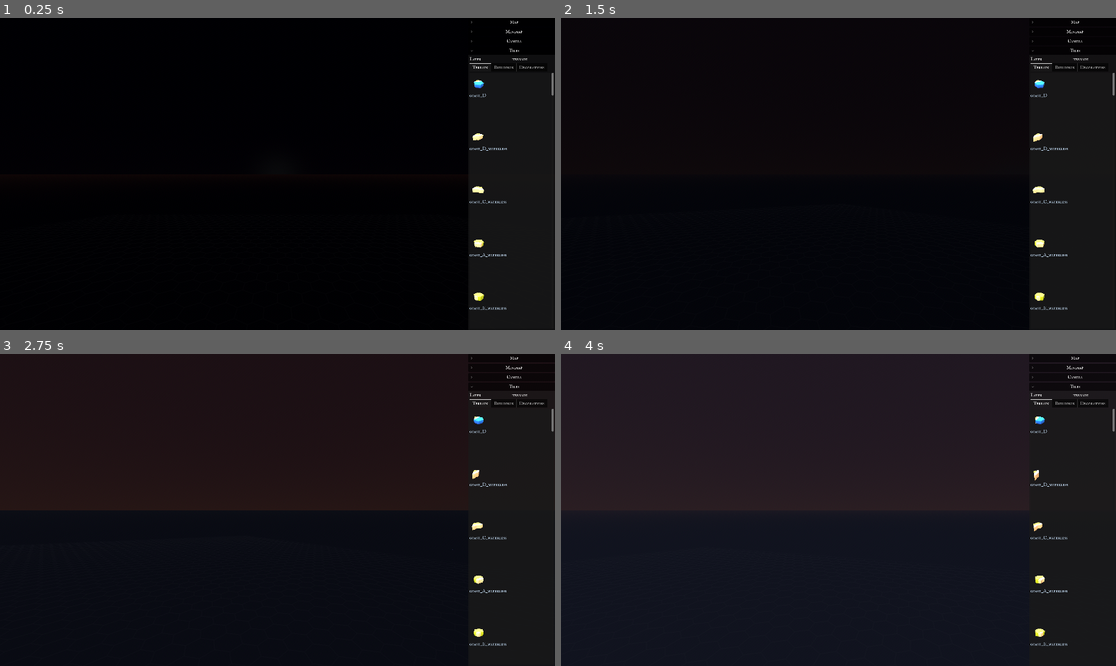
Above: before the commit, frames 1-4 (two rows, left to right).
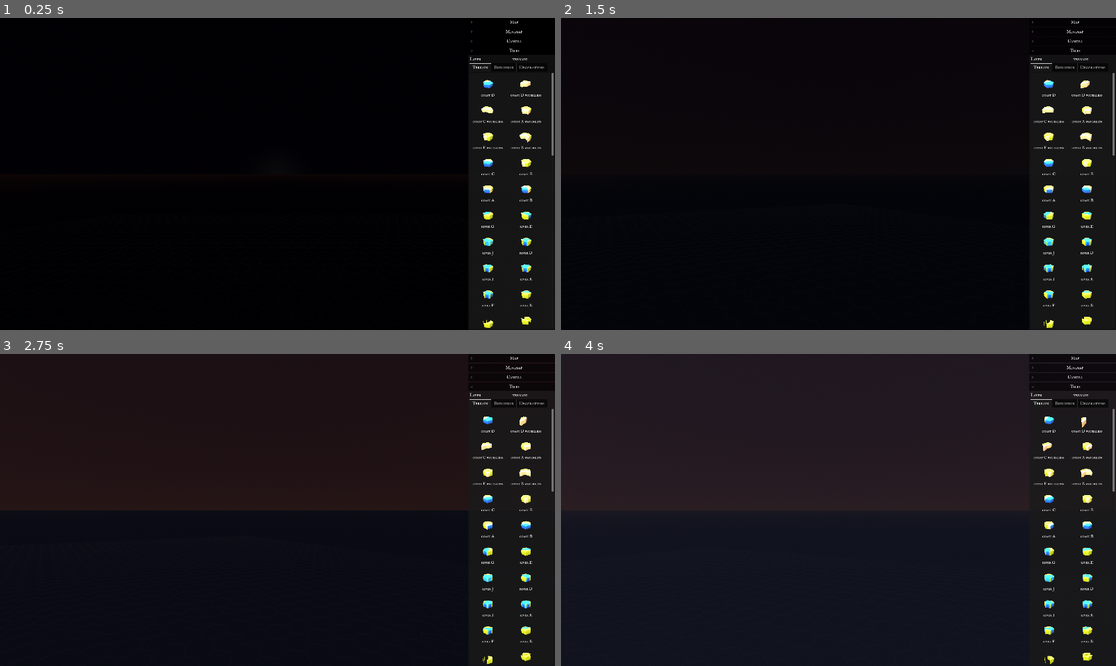
Above: after the commit, the same moments.

Repository: guillaumedelre/medieval-hexagon
Game: Godot game, scene res://scenes/editor/MapEditor.tscn
The game is run twice, just before and just after one commit, with the same random seed, the same clock (stepped at 60 frames per second) and the same inputs. This scene is started directly instead of the project's main scene.
Inputs (mouse positions are in pixels of both pictures, inside the frame that each line leads up to):
- Up to frame 1 (0.25 s): no input
- Up to frame 2 (1.5 s): tap Enter at 0.5 s; move the mouse to (960, 158) at 0.52 s; hold D (move_right) 0.53-1.28 s; hold A (move_rotate_antihorary) 0.53-1.28 s; click (960, 158) at 0.67 s; move the mouse to (727, 189) at 1.27 s; hold S (move_backward) from 1.28 s (still down); tap E (move_rotate_horary) at 1.35 s
- Up to frame 3 (2.75 s): move the mouse to (333, 441) at 2.02 s; release S (move_backward) at 2.03 s; hold D (move_right) from 2.03 s (still down); hold R (rotate_ghost_horary) from 2.03 s (still down)
- Up to frame 4 (4 s): move the mouse to (810, 572) at 2.77 s; release D (move_right) at 2.78 s; release R (rotate_ghost_horary) at 2.78 s; hold Z (move_forward) 2.78-3.53 s; tap A (move_rotate_antihorary) at 2.85 s; click (810, 572) at 2.92 s; move the mouse to (1005, 556) at 3.52 s; hold Q (move_left) from 3.53 s (still down); hold E (move_rotate_horary) from 3.53 s (still down)

The runs differ from the first frame. In frame 1, 1.4% of the frame differs, in the area x 84-100%, y 19-100%; in frame 2, 1.4%; in frame 3, 1.4%; in frame 4, 1.4%.

Commit message:
Better model preview in TileBrowser

Diff:
--- a/scenes/editor/TileBrowser.tscn
+++ b/scenes/editor/TileBrowser.tscn
@@ -27,3 +27,4 @@
 
 [node name="Grid" type="GridContainer" parent="Panel/Scroll"]
 layout_mode = 2
+columns = 2
--- a/scripts/editor/camera_controller.gd
+++ b/scripts/editor/camera_controller.gd
@@ -34,16 +34,16 @@
 	var input_dir := Vector3.ZERO
 
 	# --- Déplacement ZQSD ---
-	if Input.is_action_pressed("move_forward"):  input_dir.z -= 1
+	if Input.is_action_pressed("move_forward"): input_dir.z -= 1
 	if Input.is_action_pressed("move_backward"): input_dir.z += 1
-	if Input.is_action_pressed("move_left"):     input_dir.x -= 1
-	if Input.is_action_pressed("move_right"):    input_dir.x += 1
+	if Input.is_action_pressed("move_left"): input_dir.x -= 1
+	if Input.is_action_pressed("move_right"): input_dir.x += 1
 
 	if input_dir != Vector3.ZERO:
 		pivot.translate(input_dir.normalized() * move_speed * delta)
 
 	# --- Monter / descendre ---
-	if Input.is_action_pressed("move_up"):   pivot.position.y += vertical_speed * delta
+	if Input.is_action_pressed("move_up"): pivot.position.y += vertical_speed * delta
 	if Input.is_action_pressed("move_down"): pivot.position.y -= vertical_speed * delta
 
 	# --- Rotation avec touches (Y) ---
--- a/scripts/editor/day_night_cycle.gd
+++ b/scripts/editor/day_night_cycle.gd
@@ -64,7 +64,7 @@
 	_update_light_and_arrow(sun_light, sun_arrow, sun_pos)
 	_update_light_and_arrow(moon_light, moon_arrow, moon_pos)
 
-	var sun_strength : float = clamp(sun_dir.y, 0.0, 1.0)
+	var sun_strength: float = clamp(sun_dir.y, 0.0, 1.0)
 
 	# Zelda-style atmosphere
 	_update_environment(sun_strength)
@@ -187,7 +187,7 @@
 	if env == null: return
 
 	env.ambient_light_energy = lerp(0.05, 0.25, strength)
-	env.ambient_light_color = Color(0.1,0.12,0.20).lerp(Color.WHITE, strength)
+	env.ambient_light_color = Color(0.1, 0.12, 0.20).lerp(Color.WHITE, strength)
 
 
 # ======================================================
@@ -206,9 +206,9 @@
 
 	if mat is ProceduralSkyMaterial:
 		var p := mat as ProceduralSkyMaterial
-		p.sky_top_color = Color(0.05,0.06,0.12).lerp(Color(0.4,0.6,1.0), strength)
-		p.sky_horizon_color = Color(0.1,0.12,0.20).lerp(Color(0.5,0.7,1.0), strength)
-		p.energy_multiplier = max (0.1, strength)
+		p.sky_top_color = Color(0.05, 0.06, 0.12).lerp(Color(0.4, 0.6, 1.0), strength)
+		p.sky_horizon_color = Color(0.1, 0.12, 0.20).lerp(Color(0.5, 0.7, 1.0), strength)
+		p.energy_multiplier = max(0.1, strength)
 
 
 # ======================================================
@@ -256,7 +256,7 @@
 
 	# dusk_factor = 1.0 lorsque sun_strength ≈ 0.15
 	# dusk_factor = 0.0 lorsque sun_strength = 0 ou 0.5
-	var dusk_factor : float = clamp(1.0 - abs(sun_strength - 0.15) * 6.0, 0.0, 1.0)
+	var dusk_factor: float = clamp(1.0 - abs(sun_strength - 0.15) * 6.0, 0.0, 1.0)
 
 	# Couleurs orangées façon BOTW
 	var dusk_top := Color(0.9, 0.4, 0.2)
--- a/scripts/editor/hex_grid.gd
+++ b/scripts/editor/hex_grid.gd
@@ -4,14 +4,14 @@
 # -------------------------------------------------------------------
 # PARAMÈTRES
 # -------------------------------------------------------------------
-@export var grid_radius: int = 40                  # rayon de la grille (axial)
-@export var tile_size: float = 1.1547              # taille d’un hex
+@export var grid_radius: int = 40 # rayon de la grille (axial)
+@export var tile_size: float = 1.1547 # taille d’un hex
 @export var outline_color: Color = Color(1, 1, 1, 0.01)
 @onready var mm_instance: MultiMeshInstance3D = $Visual
 @onready var collider: StaticBody3D = $Collider
 @onready var coll_shape: CollisionShape3D = $Collider/CollisionShape
 
-var mm: MultiMesh                                  # MultiMesh visuel
+var mm: MultiMesh # MultiMesh visuel
 
 
 # -------------------------------------------------------------------
@@ -97,7 +97,7 @@
 
 	var col_mesh: ArrayMesh = st.commit() as ArrayMesh
 	if col_mesh == null:
-		DialogUtils.warning(get_tree().current_scene, "HexGrid: échec génération mesh de collision.")
+		DialogUtils.warning(get_tree().current_scene, "HexGrid: échec génération mesh de collision")
 		return
 
 	var faces: PackedVector3Array = col_mesh.get_faces()
@@ -140,7 +140,7 @@
 	mat.shading_mode = StandardMaterial3D.SHADING_MODE_UNSHADED
 	mat.transparency = BaseMaterial3D.TRANSPARENCY_ALPHA
 	mat.vertex_color_use_as_albedo = true
-	mat.render_priority = 1  # limite les artefacts
+	mat.render_priority = 1 # limite les artefacts
 
 	mesh.surface_set_material(0, mat)
 
--- a/scripts/editor/map_editor.gd
+++ b/scripts/editor/map_editor.gd
@@ -239,31 +239,14 @@
 # -------------------------------------------------------
 func load_map(_map_file_path: String) -> void:
 	if _map_file_path == "":
-		DialogUtils.warning(get_tree().current_scene, "load_map appelé sans chemin.")
-		return
-
-	var file := FileAccess.open(_map_file_path, FileAccess.READ)
-	if file == null:
-		DialogUtils.warning(get_tree().current_scene, "Impossible d’ouvrir la carte : %s" % _map_file_path)
-		return
-
-	var content := file.get_as_text()
-	file.close()
-
-	var parsed: Dictionary = JSON.parse_string(content)
-	if typeof(parsed) != TYPE_DICTIONARY:
-		DialogUtils.warning(get_tree().current_scene, "Fichier de carte invalide : %s" % _map_file_path)
-		return
-
-	map_data = parsed
-
-	if map_data.has("radius"):
-		var r := int(map_data["radius"])
-		hex_grid.set_grid_radius(r)
-		$UI._on_map_loaded(map_data)
-		print("📐 Carte chargée, radius =", r)
-	else:
-		DialogUtils.warning(get_tree().current_scene, "La carte ne contient pas de champ 'radius'.")
+		DialogUtils.warning(get_tree().current_scene, "load_map appelé sans chemin")
+		return
+
+	map_data = FileManager.load_map_file(_map_file_path)
+
+	hex_grid.set_grid_radius(int(map_data.radius))
+	$UI._on_map_loaded(map_data)
+	print("📐 Carte chargée, radius =", int(map_data.radius))
 
 
 func _on_close_map_button_pressed() -> void:
--- a/scripts/editor/model_preview.gd
+++ b/scripts/editor/model_preview.gd
@@ -20,7 +20,7 @@
 @onready var viewport: SubViewport = $SubViewportContainer/SubViewport
 @onready var holder: Node3D = $SubViewportContainer/SubViewport/Holder
 
-const PREVIEW_SCALE: float = 1    # ↙️ 3x plus petit (0.3 = 30%)
+const PREVIEW_SCALE: float = 1 # ↙️ 3x plus petit (0.3 = 30%)
 
 var model_instance: Node3D = null
 
@@ -38,7 +38,7 @@
 
 func _load_model(path: String) -> void:
 	if holder == null:
-		DialogUtils.error(get_tree().current_scene, "'holder' n'est pas encore initialisé, chargement différé.")
+		DialogUtils.error(get_tree().current_scene, "'holder' n'est pas encore initialisé, chargement différé")
 		call_deferred("_load_model", path)
 		return
 
@@ -58,7 +58,7 @@
 	var aabb: AABB = _get_combined_aabb(inst)
 	if aabb.size != Vector3.ZERO:
 		var center: Vector3 = aabb.get_center()
-		inst.position = -center
+		inst.position = - center
 
 		var max_dim: float = maxf(aabb.size.x, maxf(aabb.size.y, aabb.size.z))
 		var scale_factor: float = (2.5 / max_dim) * PREVIEW_SCALE
--- a/scripts/editor/tile_browser.gd
+++ b/scripts/editor/tile_browser.gd
@@ -6,13 +6,13 @@
 @onready var grid: GridContainer = $Panel/Scroll/Grid
 
 const MODEL_ROOT: String = "res://addons/kaykit_medieval_hexagon_pack/Assets/gltf"
-const PREVIEW_SIZE: Vector2 = Vector2(180, 180)
+const PREVIEW_SIZE: Vector2 = Vector2(128, 64)
 
 var models: Array[String] = []
-var filter_folder: String = ""   # sous-dossier actif
+var filter_folder: String = "" # sous-dossier actif
 
 func _ready() -> void:
-	set_filter("")  # affiche tout par défaut
+	set_filter("") # affiche tout par défaut
 
 # ---------------------------------------------------------------------
 # 🔍 Applique un filtre par sous-dossier
@@ -29,7 +29,7 @@
 	models.clear()
 
 	if grid == null:
-		DialogUtils.error(get_tree().current_scene, "Grid non trouvée dans TileBrowser.")
+		DialogUtils.error(get_tree().current_scene, "Grid non trouvée dans TileBrowser")
 		return
 
 	# Nettoyage UI
@@ -51,7 +51,6 @@
 
 	for model_path: String in models:
 		_add_model_preview(model_path)
-
 
 
 # ---------------------------------------------------------------------
@@ -81,27 +80,30 @@
 	dir.list_dir_end()
 
 
-
 # ---------------------------------------------------------------------
 # 🧱 Ajoute un preview + label à la grille
 # ---------------------------------------------------------------------
 func _add_model_preview(model_path: String) -> void:
 	var vb := VBoxContainer.new()
 	vb.custom_minimum_size = PREVIEW_SIZE
+	vb.alignment = BoxContainer.ALIGNMENT_CENTER
 	vb.mouse_filter = Control.MOUSE_FILTER_STOP
 	vb.focus_mode = Control.FOCUS_NONE
 
 	var preview_scene: PackedScene = preload("res://scenes/editor/ModelPreview.tscn")
 	var preview: ModelPreview = preview_scene.instantiate() as ModelPreview
 	preview.model_path = model_path
+	preview.size_flags_horizontal = Control.SIZE_SHRINK_CENTER
 	vb.add_child(preview)
 
 	var label := Label.new()
-	label.text = model_path.get_file().trim_suffix(".gltf").trim_suffix(".glb").trim_prefix("hex_")
+	label.custom_minimum_size = Vector2(PREVIEW_SIZE.x, 0)
+	label.text = _sanitize_model_name(model_path.get_file())
 	label.autowrap_mode = TextServer.AUTOWRAP_WORD
-	label.horizontal_alignment = HORIZONTAL_ALIGNMENT_FILL
-	label.add_theme_color_override("font_color", Color(0.8, 0.9, 1.0))
-	label.add_theme_font_size_override("font_size", 16)
+	label.horizontal_alignment = HORIZONTAL_ALIGNMENT_CENTER
+	label.size_flags_horizontal = Control.SIZE_SHRINK_CENTER
+	label.add_theme_font_size_override("font_size", 14)
+
 	vb.add_child(label)
 
 	vb.gui_input.connect(func(event: InputEvent) -> void:
@@ -114,3 +116,6 @@
 	)
 
 	grid.add_child(vb)
+
+func _sanitize_model_name(model_name: String) -> String:
+	return model_name.trim_suffix(".gltf").trim_suffix(".glb").trim_prefix("hex_").replace('_', ' ').replace('building', '')
--- a/scripts/editor/ui.gd
+++ b/scripts/editor/ui.gd
@@ -48,7 +48,7 @@
 	var mouse: Vector2 = get_viewport().get_mouse_position()
 	var origin: Vector3 = camera.project_ray_origin(mouse)
 	var dir: Vector3 = camera.project_ray_normal(mouse)
-	var space: PhysicsDirectSpaceState3D = camera.get_world_3d().direct_space_state  #  correction ici
+	var space: PhysicsDirectSpaceState3D = camera.get_world_3d().direct_space_state # correction ici
 	var params := PhysicsRayQueryParameters3D.create(origin, origin + dir * 5000.0)
 	params.collide_with_bodies = true
 	var hit: Dictionary = space.intersect_ray(params)
--- a/scripts/main_scene.gd
+++ b/scripts/main_scene.gd
@@ -36,7 +36,7 @@
 		return
 
 	if map_name == "":
-		DialogUtils.error(get_tree().current_scene, "Le nom de la carte est obligatoire.")
+		DialogUtils.error(get_tree().current_scene, "Le nom de la carte est obligatoire")
 		return
 
 	# Création du fichier
@@ -78,7 +78,7 @@
 	var selected := map_list.get_selected_items()
 
 	if selected.size() == 0:
-		DialogUtils.error(get_tree().current_scene, "Veuillez sélectionner une carte.")
+		DialogUtils.error(get_tree().current_scene, "Veuillez sélectionner une carte")
 		return
 
 	var filename: String = map_list.get_item_text(selected[0])
@@ -99,7 +99,7 @@
 
 	var map_editor := scene.instantiate() as MapEditor
 	if map_editor == null:
-		DialogUtils.error(get_tree().current_scene, "❌ La scène MapEditor n’a pas le bon script.")
+		DialogUtils.error(get_tree().current_scene, "❌ La scène MapEditor n’a pas le bon script")
 		return
 
 	map_editor.map_file_path = map_path
--- a/scripts/utils/file_manager.gd
+++ b/scripts/utils/file_manager.gd
@@ -29,7 +29,7 @@
 func load_map_file(path: String) -> Dictionary:
 	var file := FileAccess.open(path, FileAccess.READ)
 	if file == null:
-		DialogUtils.error(get_tree().current_scene, "Impossible d'ouvrir le fichier map.")
+		DialogUtils.error(get_tree().current_scene, "Impossible d'ouvrir le fichier map")
 		return {}
 
 	var text := file.get_as_text()
@@ -37,7 +37,7 @@
 
 	var result: Dictionary = JSON.parse_string(text)
 	if result == null:
-		DialogUtils.error(get_tree().current_scene, "Fichier map invalide.")
+		DialogUtils.error(get_tree().current_scene, "Fichier map invalide")
 		return {}
 
 	return result
